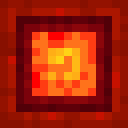
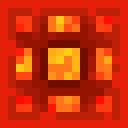
Before/after of a 128×128 layered artwork. What changed in the layer stack:
hid group "Stone" (4 layers) over [0, 0, 128, 128]
added layer "center #3" in group "Symbol" over [0, 0, 128, 128]
hid "Single Ring Darker" over [16, 16, 112, 112]
added layer "Flow No Edge copy" in group "Base" over [0, 0, 128, 128]
hid "stage_3 copy #5" over [0, 0, 128, 128]
